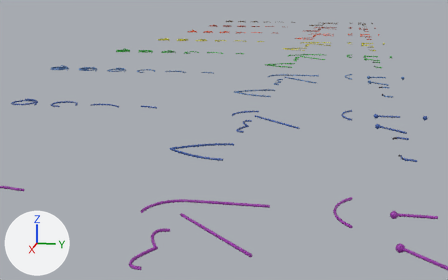
Two versions of the FBX model Assets/Art/Models/Structures/Wires/Wires.fbx, one commit apart.
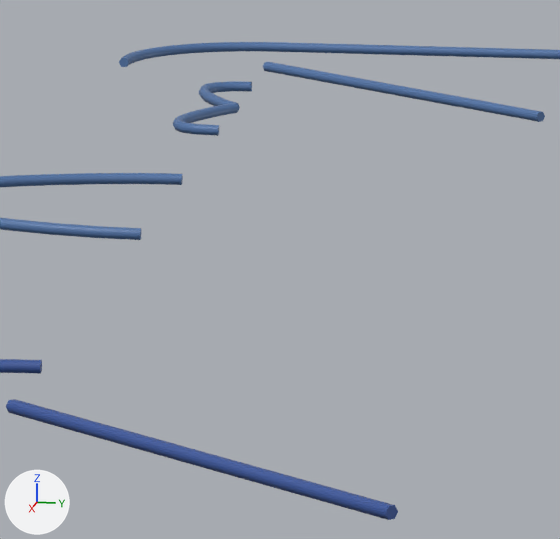
There are two pictures of each version: one from a 50 mm lens placed at (-11.71, -15.62, 2.63), pointed at (-24.61, -18.2, -0.6), one close up on the part from 57% to 71% of the width and 25% to 47% of the height. Every picture has the same lights, and +X, +Y and +Z are marked at lower left. Where no turn or scale is listed for an object, it has been applied to the vertices.

Objects in the first close-up: 'WireBlueI2', 'WireTealI1', 'WireTealI2', 'WireTealL1', 'WireTealL2', 'WireTealL3', 'WireTealL4', 'WireTealL5'.
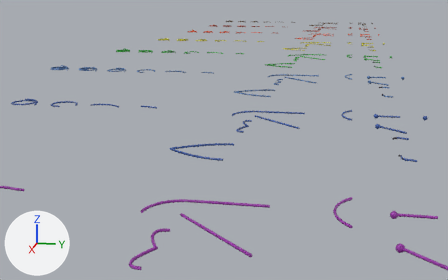
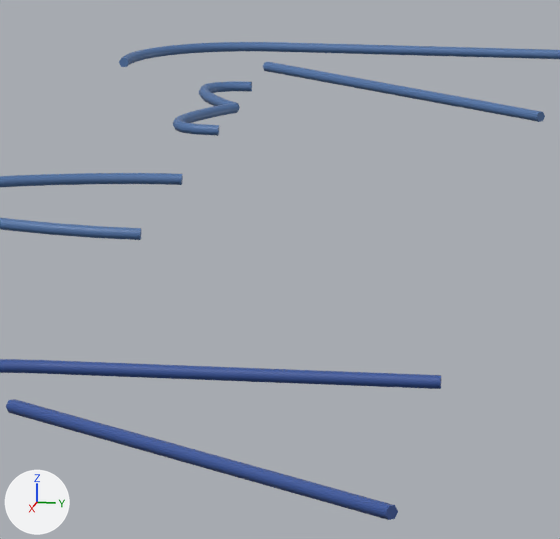
Commit message: Add missing wire mesh

Boxes [x1, y1, x2, y2] around the edits, measured in the close-ups (560 x 539 px):
'WireBlueI1', added (blue)
    after: [40, 360, 441, 389]

Patch to the scene script:
```diff
--- a/Assets/Art/Models/Structures/Wires/Wires.fbx.py
+++ b/Assets/Art/Models/Structures/Wires/Wires.fbx.py
@@ me_beziercurve_214 @@
+me_beziercurve_214.from_pydata(...)  # a 6-sided cylinder along y spanning x -0.018..0.018, y -0.5..0.5, z -0.032..-0.001
+me_beziercurve_214.materials.append(mat_palette05)  # picture img_palette05_png
@@ ob_wirebluei1 @@
+ob_wirebluei1 = bpy.data.objects.new('WireBlueI1', me_beziercurve_214)
+ob_wirebluei1.location = (-25.0, -17.0, 0.0)
```
